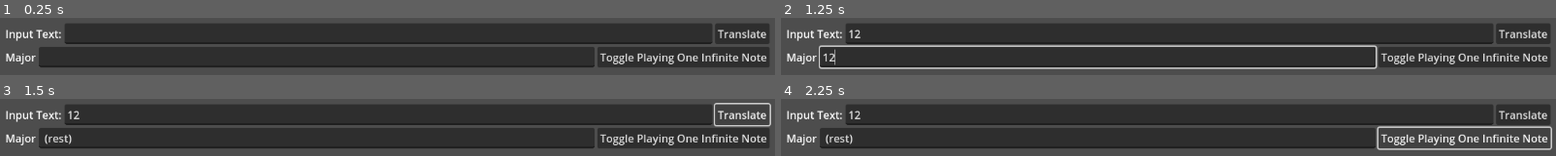
Above: before the commit, frames 1-4 (two rows, left to right).
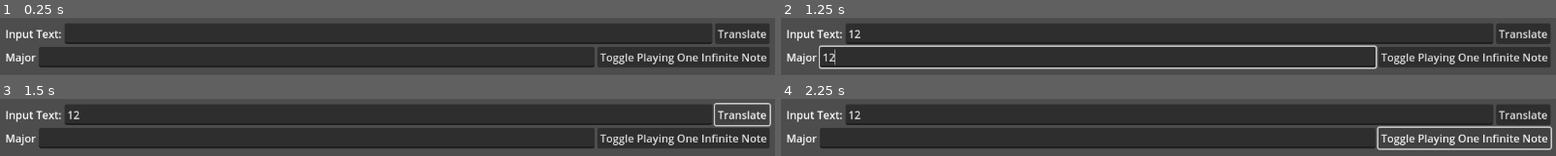
Above: after the commit, the same moments.

Repository: NBumgardner/text-to-music-gui-2015
Game: Godot game, scene res://scenes/TextToMusicGui.tscn
Same seed, same stepped clock (60 frames per second), same inputs: the game is played once before the commit and once after it.
Inputs (mouse positions are in pixels of both pictures, inside the frame that each line leads up to):
- Up to frame 1 (0.25 s): no input
- Up to frame 2 (1.25 s): click (1168, 33) at 0.52 s; type "12" at 0.6 s; click (1098, 57) at 0.75 s; type "12" at 0.83 s
- Up to frame 3 (1.5 s): click "Translate" at 1.25 s
- Up to frame 4 (2.25 s): click "Toggle Playing One Infinite N…" at 2 s

Frames 1-2 are identical in both runs. In frame 3, 0.3% of the frame differs, in the area x 5-10%, y 61-80%; in frame 4, 0.3%.

Commit message:
Fix Rest Bug from Python Split Difference

Diff:
--- a/v2-godot/musical_translations/convert.gd
+++ b/v2-godot/musical_translations/convert.gd
@@ -62,4 +62,4 @@
 	Removes whitespace characters.
 """
 func prepareStr(s):
-	return s.strip_edges().to_upper().split()
+	return s.strip_edges().to_upper().split(' ')
